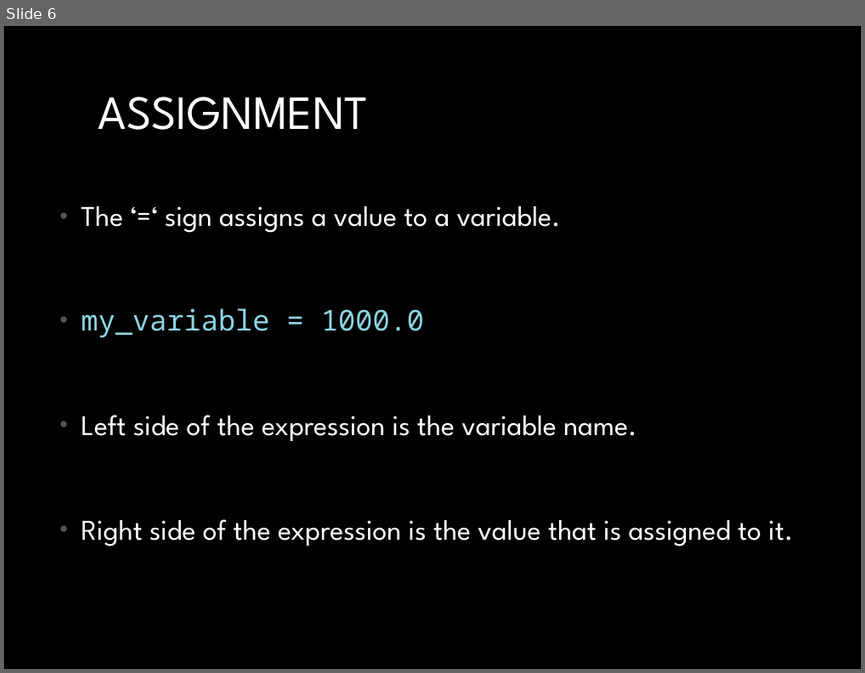
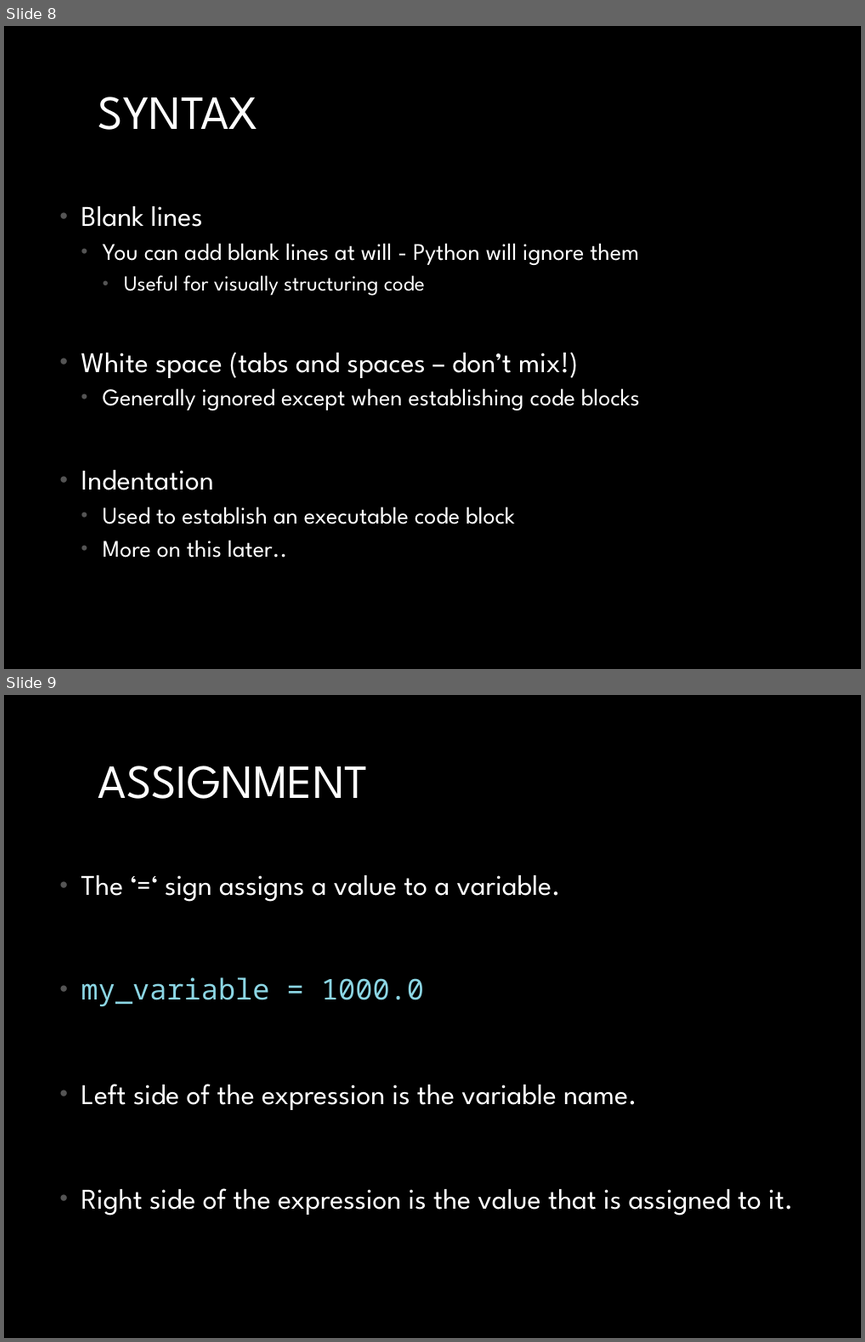
Before and after one commit to MichaelTroyer/Learning_Python_For_Fun_and_Profit, a slide deck: 2. Basics/Python_Basics.pptx. Shown one above the other, each under a label of ours: slide 6 before the commit, slides 8 and 9 after it. The pictures are 865x673 and 865x1342 pixels, drawn with LibreOffice and Linux fonts; fonts in the diff are those of the drawing. Boxes give left, top, right and bottom in pixels: in the first picture for what was removed or moved away, otherwise in the second. Text is boxed around its words. In the diff, an @@ line names an element or a change of style, - is before the commit and + after.

Commit message:
Updated Python Basics

```diff
--- a/2. Basics/Python_Basics.pptx
+++ b/2. Basics/Python_Basics.pptx
@@ slide 8 added at bbox=[4, 26, 861, 669], background #000000 @@
@@ title added at bbox=[98, 97, 258, 130], 40 pt, text #FFFFFF @@
+SYNTAX
@@ text added at bbox=[81, 206, 640, 557], 20 pt, text #FFFFFF @@
+• Blank lines
+  • You can add blank lines at will - Python will ignore them
+    • Useful for visually structuring code
+• White space (tabs and spaces – don’t mix!)
+  • Generally ignored except when establishing code blocks
+• Indentation
+  • Used to establish an executable code block
+  • More on this later..
@@ what was slide 6 is now slide 9 @@
```
Also in this commit, not shown: 7 slides changed, 11 other slides added, 5 other files.
